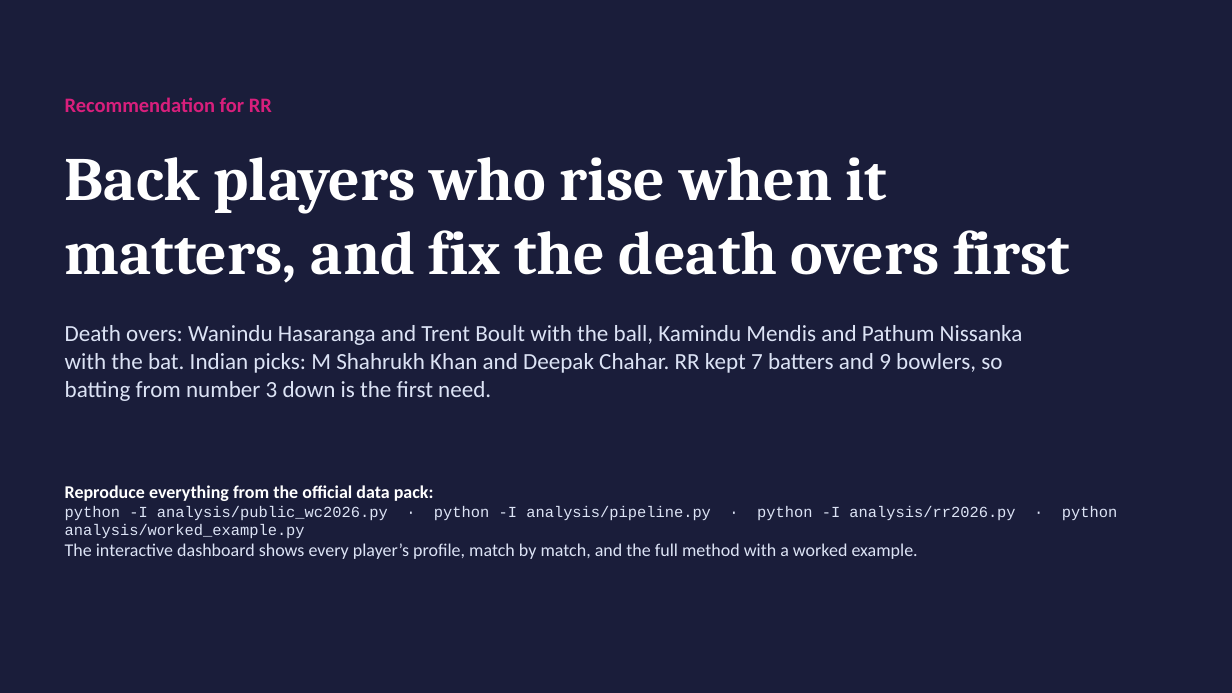
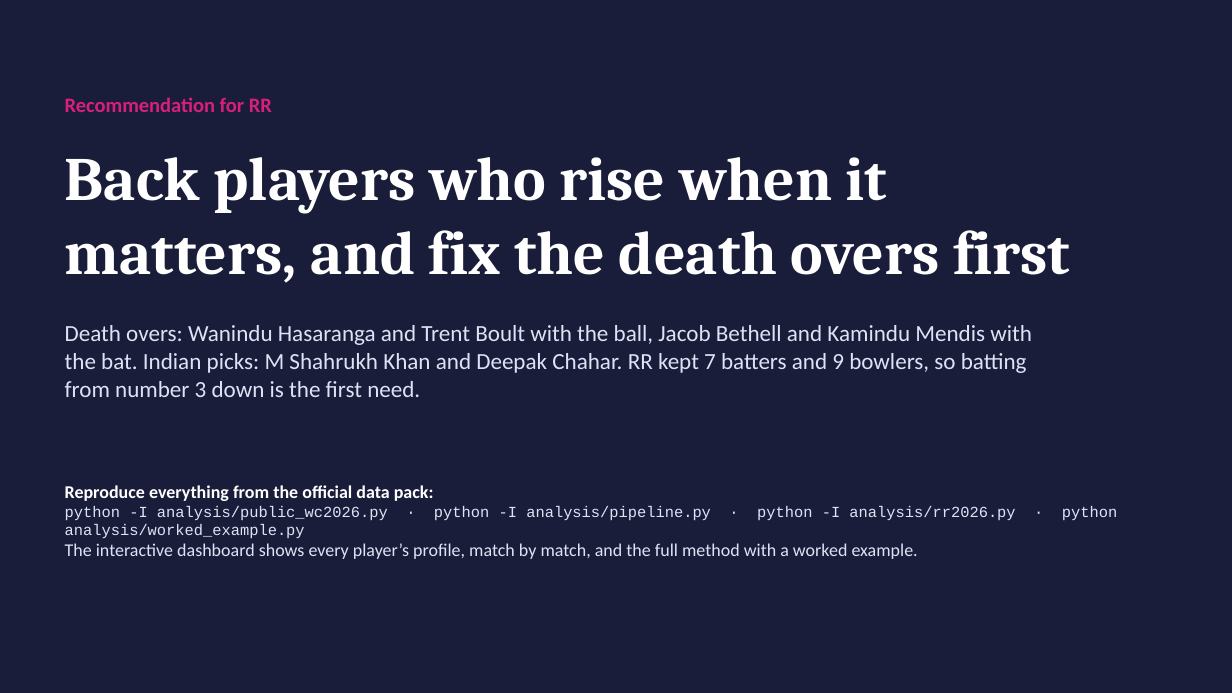
Before and after one commit to AnshBhavsar1654/Pressure-Index, a slide deck: slide 14 of Pressure_Index_RR_2027.pptx. Drawn at 1232x693 pixels with LibreOffice and Linux fonts; fonts in the diff are those of the drawing. Boxes give left, top, right and bottom in pixels: in the first picture for what was removed or moved away, otherwise in the second. Text is boxed around its words. In the diff, an @@ line names an element or a change of style, - is before the commit and + after.

Commit message:
Weight knockout first-innings evidence and require 2026 activity

```diff
--- a/Pressure_Index_RR_2027.pptx
+++ b/Pressure_Index_RR_2027.pptx
@@ text at (x1=65, y1=325, x2=1032, y2=397): text changed @@
-Death overs: Wanindu Hasaranga and Trent Boult with the ball, Kamindu Mendis and Pathum Nissanka with the bat. Indian picks: M Shahrukh Khan and Deepak Chahar. RR kept 7 batters and 9 bowlers, so batting from number 3 down is the first need.
+Death overs: Wanindu Hasaranga and Trent Boult with the ball, Jacob Bethell and Kamindu Mendis with the bat. Indian picks: M Shahrukh Khan and Deepak Chahar. RR kept 7 batters and 9 bowlers, so batting from number 3 down is the first need.
```
Also in this commit, not shown: 9 other slides changed, 11 other files.
